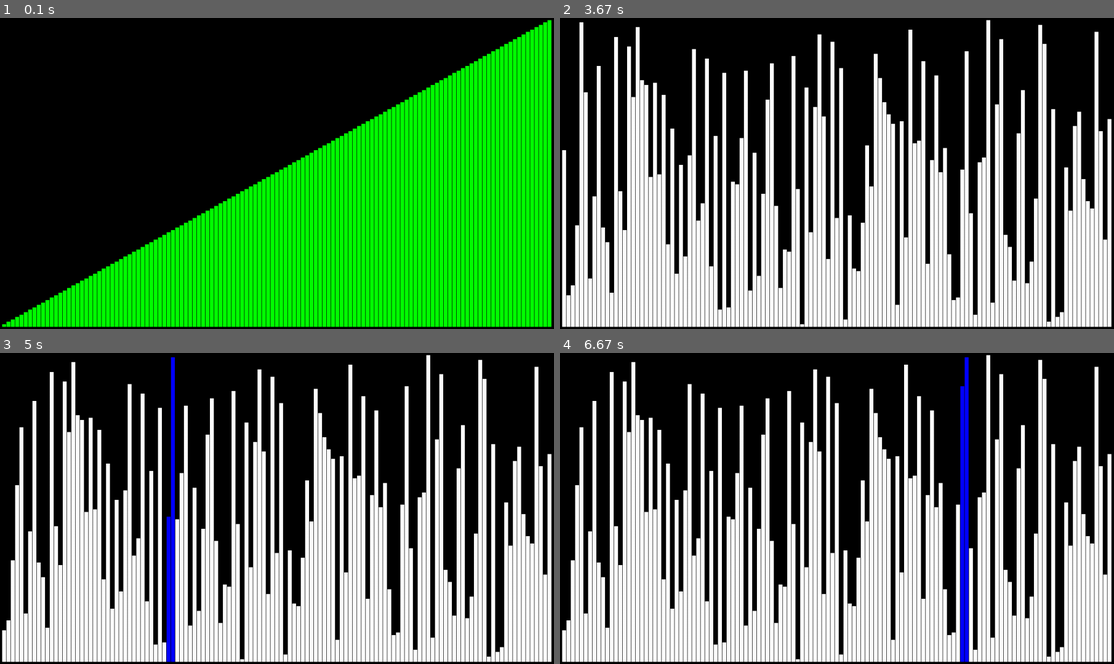
Above: before the commit, frames 1-4 (two rows, left to right).
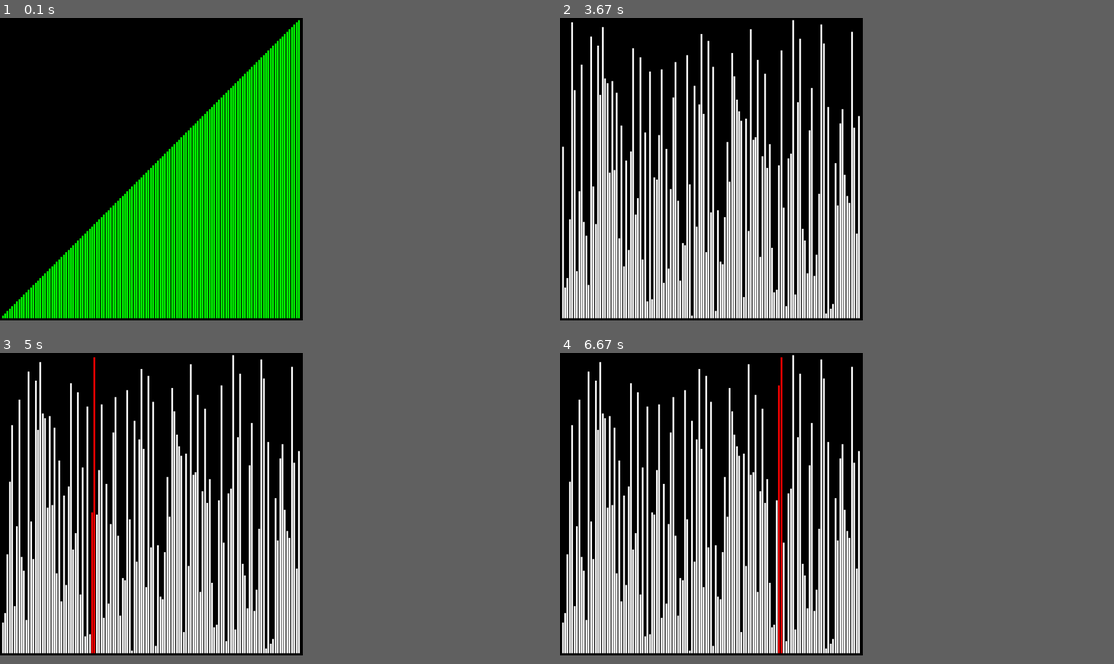
Above: after the commit, the same moments.

Repository: thiagolopes/sorting-algorithms-pygame
Game: pygame game, started from sort.py
Same seed, same stepped clock (60 frames per second), same inputs: the game is played once before the commit and once after it.
Inputs:
- Up to frame 1 (0.1 s): no input
- Up to frame 2 (3.67 s): hold Backspace 0.33-0.8 s; hold N 1.83-2.3 s; tap Enter at 3.33 s
- Up to frame 3 (5 s): tap Space at 3.67, 4.07, 4.37, 4.57, 4.9 s
- Up to frame 4 (6.67 s): tap Space at 5.2, 5.4, 5.7, 5.97, 6.3, 6.6 s
In our replay, the window is 900x506 before the commit and 492x492 after it. These sizes can differ from the game's own. Grey fills any space a smaller window leaves; there, only what the larger window draws over its background counts as a difference.

The runs differ from the first frame. In frame 1, 39% of the frame differs, in the area x 0-100%, y 0-100%; in frame 2, 51%; in frame 3, 51%; in frame 4, 51%.

Commit message:
Push new draw algorithm

Diff:
--- a/sort.py
+++ b/sort.py
@@ -9,7 +9,7 @@
 
 beep = pygame.mixer.Sound("beep.wav")
 beep.set_volume(0.05)
-screen = pygame.display.set_mode((1280, 720))
+screen = pygame.display.set_mode((700, 700))
 pygame.display.set_caption("Bubble sort - <space> sort, <enter> reset")
 
 clock = pygame.time.Clock()
@@ -70,29 +70,45 @@
     def __init__(self, pos, size, screen):
         self.pos = pos
         self.size = size
+        self.screen = screen
         self.surface = pygame.Surface(self.size)
-        self.screen = screen
+        self.last_dirty_indexes = []
+
+    def draw_index(self, index, total, element, color):
+        top = self.size.x / total
+        left = self.size.y / total
+        offset = self.size.y
+
+        width = math.ceil(top) - 2
+        height = math.ceil(left)
+
+        if width < 1:
+            width = 1
+
+        pos = pygame.Rect(index * top, offset - (element * left), width, height * element)
+        self.surface.fill(color, pos)
 
     def draw(self, elements, indexes_dirty, finished):
+        if indexes_dirty:
+            for d in self.last_dirty_indexes:
+                self.draw_index(d, len(elements), len(elements), "black")
+                self.draw_index(d, len(elements), elements[d], "white")
+            self.last_dirty_indexes = []
+            for d in indexes_dirty:
+                self.draw_index(d, len(elements), len(elements), "black")
+                self.draw_index(d, len(elements), elements[d], "red")
+                self.draw_index(d-1, len(elements), len(elements), "black")
+                self.draw_index(d-1, len(elements), elements[d-1], "white")
+                self.last_dirty_indexes.append(d)
+            self.screen.blit(self.surface, self.pos)
+            return
+
         self.surface.fill("black")
-
-        top = self.size.x / len(elements)
-        left = self.size.y / len(elements)
-        offset = self.size.y
-
-        width = math.floor(top) - 1 if top - 1 > 1 else 1
-        height = math.ceil(left) if left > 1 else 1
-
         for i, element in enumerate(elements):
-            pos = pygame.Rect(i * top, offset - (element * left), width, height * element)
+            color = "white"
             if finished:
-                self.surface.fill("green", pos)
-                continue
-            if i in indexes_dirty:
-                self.surface.fill("blue", pos)
-            else:
-                self.surface.fill("white", pos)
-
+                color = "green"
+            self.draw_index(i, len(elements), element, color)
         self.screen.blit(self.surface, self.pos)
 
 
@@ -117,6 +133,12 @@
                 play = False
             if event.key == pygame.K_SPACE:
                 play = not play
+            if event.key == pygame.K_n:
+                bubble.step()
+            if event.key == pygame.K_BACKSPACE:
+                play = False
+                elements = list(range(1, TOTAL))
+                bubble = BubbleSort(elements)
 
     if play:
         t = bubble.step()
@@ -130,6 +152,5 @@
     grid.draw(bubble.elements, bubble.dirties, bubble.finished)
 
     pygame.display.flip()
-    # dt = clock.tick(144) / 1000
 
 pygame.quit()
